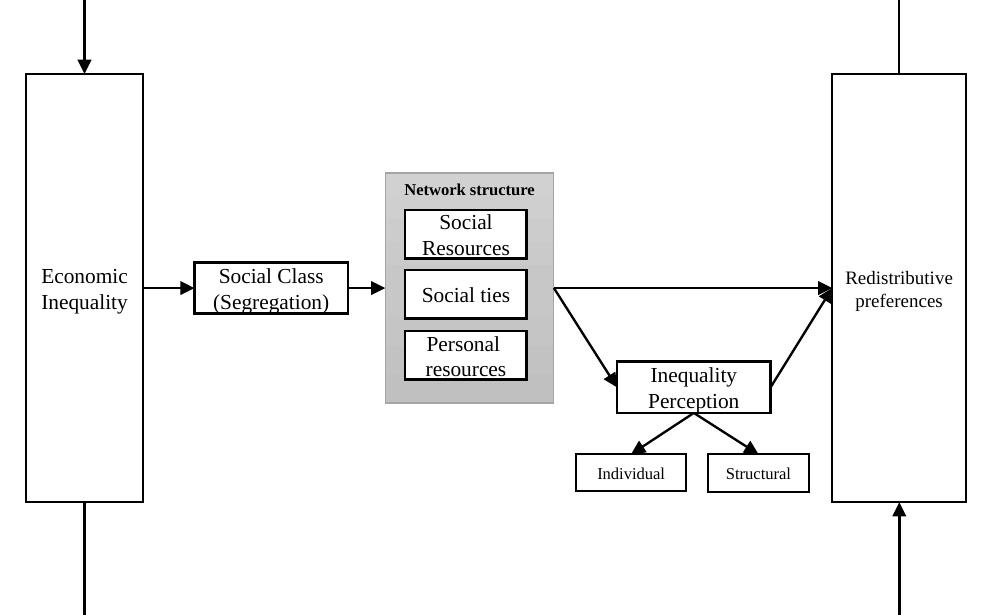
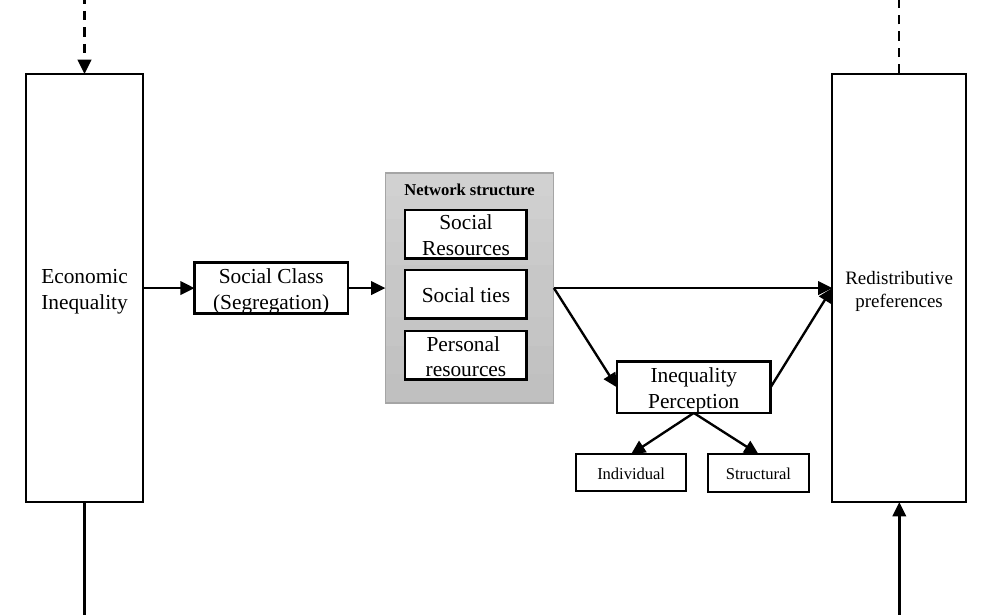
Before and after one commit to phd-bigsss/res-prop, a slide deck: slide 1 of bookdown-files/images/theory-model.pptx. Drawn at 1008x615 pixels with LibreOffice and Linux fonts; fonts in the diff are those of the drawing. Boxes give left, top, right and bottom in pixels: in the first picture for what was removed or moved away, otherwise in the second. Text is boxed around its words. In the diff, an @@ line names an element or a change of style, - is before the commit and + after.

```diff
--- a/bookdown-files/images/theory-model.pptx
+++ b/bookdown-files/images/theory-model.pptx
@@ elbow arrow (899, 73) - (85, 73): stroke #000000 1 pt to #000000 1 pt dashed @@
```
Also in this commit, not shown: 14 other files.
